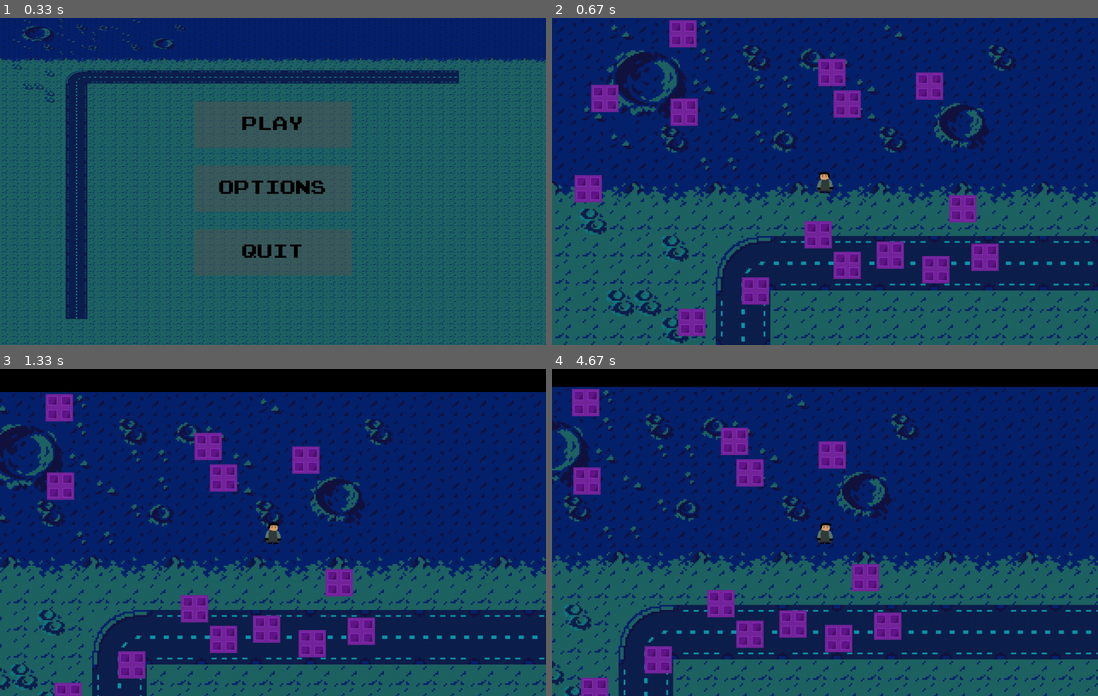
Above: before the commit, frames 1-4 (two rows, left to right).
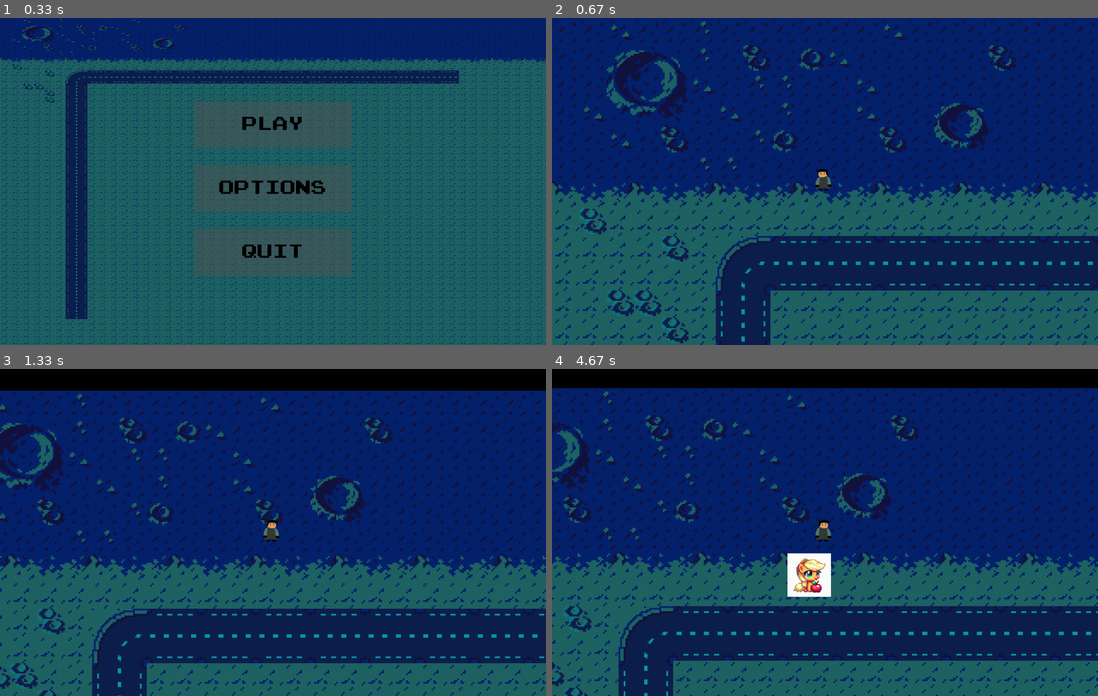
Above: after the commit, the same moments.

Repository: jgabrielsg/LP-PyGame
Game: pygame game, started from main.py
Two runs of this game, one before a commit and one after it. Both use one fixed random seed, a clock stepped at 60 frames per second and the inputs below.
Inputs (mouse positions are in pixels of both pictures, inside the frame that each line leads up to):
- Up to frame 1 (0.33 s): no input
- Up to frame 2 (0.67 s): click "PLAY" at 0.38 s
- Up to frame 3 (1.33 s): hold Right 0.67-1.13 s; move the mouse to (251, 545) at 0.7 s; hold Up from 1.17 s (still down)
- Up to frame 4 (4.67 s): release Up at 1.47 s; hold Right 1.5-1.97 s; hold Left 2-2.53 s; hold Down 2.57-2.87 s; hold Left 2.9-3.3 s; hold Up 3.33-3.7 s; hold Right 3.73-4.37 s; hold Down from 4.4 s (still down)

Frame 1 is identical in both runs. In frame 2, 6.5% of the frame differs, in the area x 4-82%, y 0-98%; in frame 3, 16%; in frame 4, 17%, in the area x 0-100%, y 5-100%.

Commit message:
Criando a classe inimigo

Diff:
--- a/arvore.py
+++ /dev/null
@@ -1,7 +0,0 @@
-import pygame
-
-class Tree(pygame.sprite.Sprite):
-    def __init__(self, pos, group, image_path=None):
-        super().__init__(group)
-        self.image = pygame.image.load(image_path).convert_alpha()
-        self.rect = self.image.get_rect(topleft = pos)
--- /dev/null
+++ b/characters/enemy.py
@@ -0,0 +1,27 @@
+import pygame
+from characters.entity import Entity
+
+class Enemy(Entity):
+    def __init__(self, pos, groups, image_path):
+        super().__init__(pos, groups, image_path)
+        self.sprite_type = 'enemy'
+
+        self.image = pygame.transform.scale(self.image, (self.image.get_width() // 10, self.image.get_height() // 10))
+        self.speed = 1
+        self.rect = self.image.get_rect(topleft = pos)
+        self.hitbox = self.rect
+
+    #Função que diz pro inimigo a direção do player
+    def set_direction(self, player):
+        enemy_vec = pygame.math.Vector2(self.rect.center)
+        player_vec = pygame.math.Vector2(player.rect.center)
+
+        # Checa se o player e o inimigo estão na mesma posição
+        if (player_vec - enemy_vec).magnitude() > 0:
+            self.direction = (player_vec - enemy_vec).normalize()
+        else:
+            self.direction = pygame.math.Vector2()
+
+        #graphics
+
+        # self.image = pygame.surface((64,64))
--- /dev/null
+++ b/characters/entity.py
@@ -0,0 +1,22 @@
+import pygame
+
+class Entity(pygame.sprite.Sprite):
+    def __init__(self, pos, groups, image_path=None):
+        super().__init__(groups)
+        self.image = pygame.image.load(image_path).convert_alpha()
+        self.direction = pygame.math.Vector2()
+
+        self.rect = self.image.get_rect(center = pos)
+        self.speed = 0
+
+    def move(self, speed):
+        #Impede que a entidade se mova mais rápido na diagonal
+        if self.direction.magnitude() != 0:
+            self.direction = self.direction.normalize()
+
+        self.hitbox.x += self.direction.x * speed
+        self.hitbox.y += self.direction.y * speed
+        self.rect.center = self.hitbox.center
+
+    def update(self):
+        self.move(self.speed)
--- a/characters/player.py
+++ b/characters/player.py
@@ -1,15 +1,16 @@
 import pygame
+from characters.entity import Entity
 
-class Player(pygame.sprite.Sprite):
-    def __init__(self, pos, group, image_path=None):
-        super().__init__(group)
-        self.original_image = pygame.image.load(image_path).convert_alpha()
-        self.original_image = pygame.transform.scale(self.original_image, (self.original_image.get_width() // 1.2, self.original_image.get_height() // 1.2))
+class Player(Entity):
+    def __init__(self, pos, group, image_path):
+        super().__init__(pos, group, image_path)
+        self.sprite_type = 'player'
 
+        self.original_image = pygame.transform.scale(self.image, (self.image.get_width() // 1.2, self.image.get_height() // 1.2))
         self.image = self.original_image
-        self.rect = self.image.get_rect(center = pos)
-        self.direction = pygame.math.Vector2()
+
         self.speed = 3
+        self.hitbox = self.rect.inflate(0,-10)
 
     def input(self):
         keys = pygame.key.get_pressed()
@@ -31,8 +32,5 @@
             self.direction.y = 0
 
     def update(self):
+        super().update()
         self.input()
-        self.rect.center += self.direction * self.speed
-
-    # def draw(self, screen):
-    #     screen.blit(self.image, self)
--- a/main.py
+++ b/main.py
@@ -3,8 +3,8 @@
 from random import randint
 
 from characters.player import Player
+from characters.enemy import Enemy
 from camera import CameraGroup
-from arvore import Tree
 
 from block import Block
 from config import SCREEN_HEIGHT, SCREEN_WIDHT
@@ -34,13 +34,11 @@
         # Game objects
         self.player = Player(initial_pos, self.camera, image_path="assets/images/player.png")
 
-        self.trees = []
+        self.enemies = []
 
-        for i in range(20):
-            random_x = randint(0,1000)
-            random_y = randint(0,1000)
-            tree = Tree((random_x, random_y), self.camera, image_path='assets/images/wall.png')
-            self.trees.append(tree)
+        self.enemy = Enemy((900,900), self.camera, image_path="assets/images/applejack.png")
+
+        self.enemies.append(self.enemy)
 
         self.running = True
 
@@ -49,16 +47,8 @@
         for event in pygame.event.get():
             if event.type == pygame.QUIT:
                 self.running = False
-            elif event.type == pygame.MOUSEBUTTONDOWN:
-                if self.PLAY_BUTTON.checkForInput(pygame.mouse.get_pos()):
-                    return 'play'
-                elif self.OPTIONS_BUTTON.checkForInput(pygame.mouse.get_pos()):
-                    pass  # Adicione a lógica para abrir a tela de opções aqui
-                elif self.QUIT_BUTTON.checkForInput(pygame.mouse.get_pos()):
-                    self.running = False
-                    pygame.quit()
-                    sys.exit()
-
+                pygame.quit()
+                sys.exit()
 
     # Qualquer atualização de posição ou animação ficam aqui.
     def update(self):
@@ -66,6 +56,10 @@
 
         # Atualiza o player
         self.player.update()
+
+        for enemy in self.enemies:
+            enemy.set_direction(self.player)
+            enemy.update()
 
         # Cuida da câmera
         self.camera.update()
